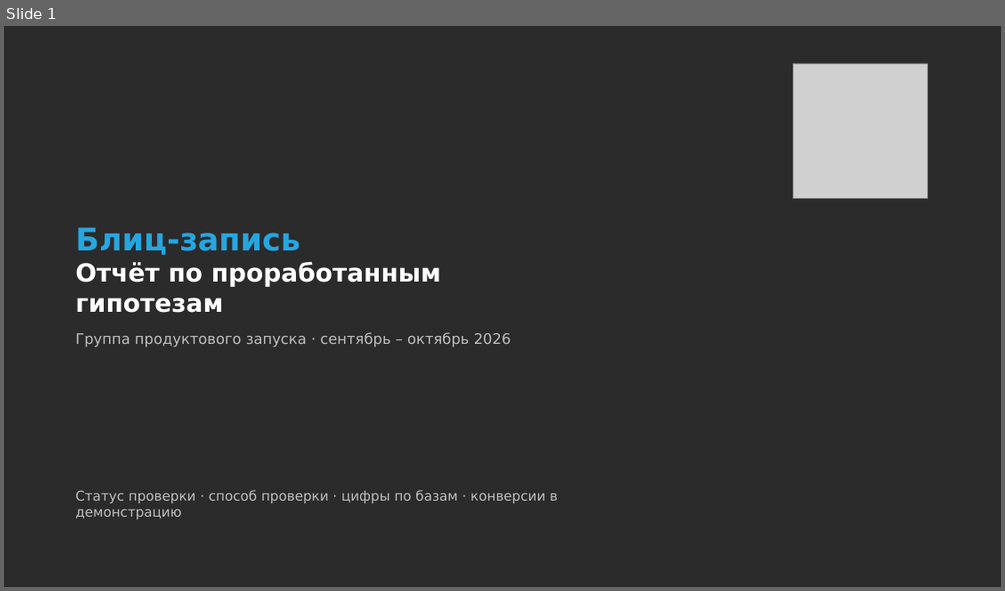
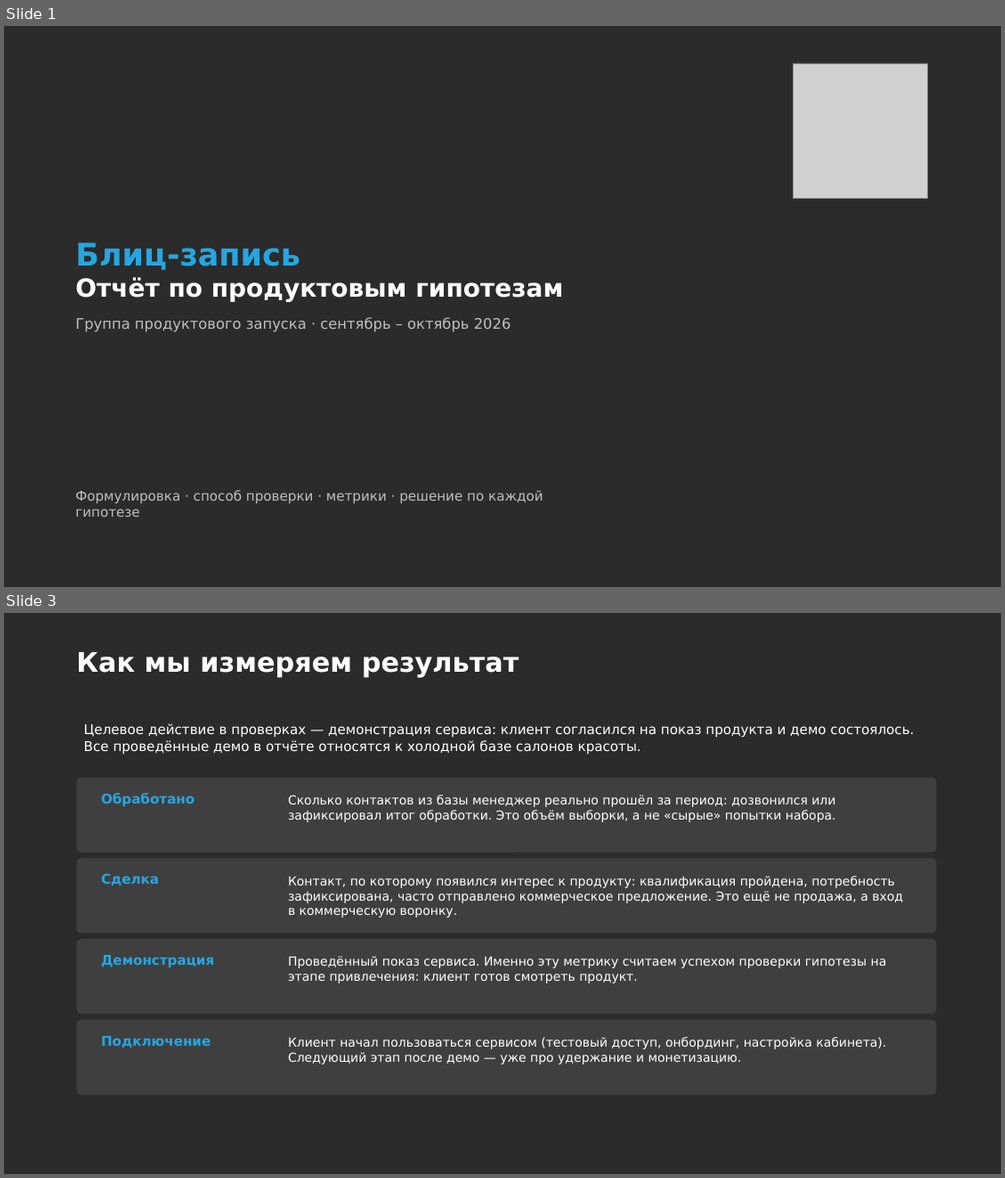
Before and after one commit to daaanilNikonov/for-lisa, a slide deck: presentation/Блиц-запись_Отчет_по_гипотезам.pptx. Shown one above the other, each under a label of ours: slide 1 before the commit, slides 1 and 3 after it; the slides between them are not shown. The pictures are 1005x591 and 1005x1178 pixels, drawn with LibreOffice and Linux fonts; fonts in the diff are those of the drawing; grey boxes stand for pictures; background and template pictures are left out; a plain dark background stands for a picture behind light text. Boxes give left, top, right and bottom in pixels: in the first picture for what was removed or moved away, otherwise in the second. Text is boxed around its words. In the diff, an @@ line names an element or a change of style, - is before the commit and + after.

```diff
--- a/presentation/Блиц-запись_Отчет_по_гипотезам.pptx
+++ b/presentation/Блиц-запись_Отчет_по_гипотезам.pptx
@@ slide 3 added at <box>4,613,1001,1174</box>, background picture (left out) @@
@@ title added at <box>76,652,519,678</box>, 26 pt, text #FFFFFF, bold @@
+Как мы измеряем результат
@@ text added at <box>84,723,914,754</box>, 13 pt, text #FFFFFF @@
+Целевое действие в проверках — демонстрация сервиса: клиент согласился на показ продукта и демо состоялось. Все проведённые демо в отчёте относятся к холодной базе салонов красоты.
@@ rounded rectangle added at <box>77,778,937,852</box>, fill #3F3F3F @@
@@ text added at <box>101,793,194,806</box>, 13 pt, text #26A6E0, bold @@
+Обработано
@@ text added at <box>288,795,836,822</box>, 12 pt, text #FFFFFF @@
+Сколько контактов из базы менеджер реально прошёл за период: дозвонился или зафиксировал итог обработки. Это объём выборки, а не «сырые» попытки набора.
@@ rounded rectangle added at <box>77,859,937,933</box>, fill #3F3F3F @@
@@ text added at <box>101,873,159,885</box>, 13 pt, text #26A6E0, bold @@
+Сделка
@@ text added at <box>288,876,903,917</box>, 12 pt, text #FFFFFF @@
+Контакт, по которому появился интерес к продукту: квалификация пройдена, потребность зафиксирована, часто отправлено коммерческое предложение. Это ещё не продажа, а вход в коммерческую воронку.
@@ rounded rectangle added at <box>77,939,937,1013</box>, fill #3F3F3F @@
@@ text added at <box>101,955,214,967</box>, 13 pt, text #26A6E0, bold @@
+Демонстрация
@@ text added at <box>288,956,887,983</box>, 12 pt, text #FFFFFF @@
+Проведённый показ сервиса. Именно эту метрику считаем успехом проверки гипотезы на этапе привлечения: клиент готов смотреть продукт.
@@ rounded rectangle added at <box>77,1020,937,1094</box>, fill #3F3F3F @@
@@ text added at <box>101,1036,210,1047</box>, 13 pt, text #26A6E0, bold @@
+Подключение
@@ text added at <box>288,1037,886,1064</box>, 12 pt, text #FFFFFF @@
+Клиент начал пользоваться сервисом (тестовый доступ, онбординг, настройка кабинета). Следующий этап после демо — уже про удержание и монетизацию.
@@ slide 1 changed as well @@
@@ title at <box>75,277,563,302</box>: text changed @@
-Отчёт по проработанным гипотезам
+Отчёт по продуктовым гипотезам
@@ subtitle at <box>75,490,543,516</box>: text changed @@
-Статус проверки · способ проверки · цифры по базам · конверсии в демонстрацию
+Формулировка · способ проверки · метрики · решение по каждой гипотезе
```
Also in this commit, not shown: 16 other slides added, 9 slides removed, 1 other file.
